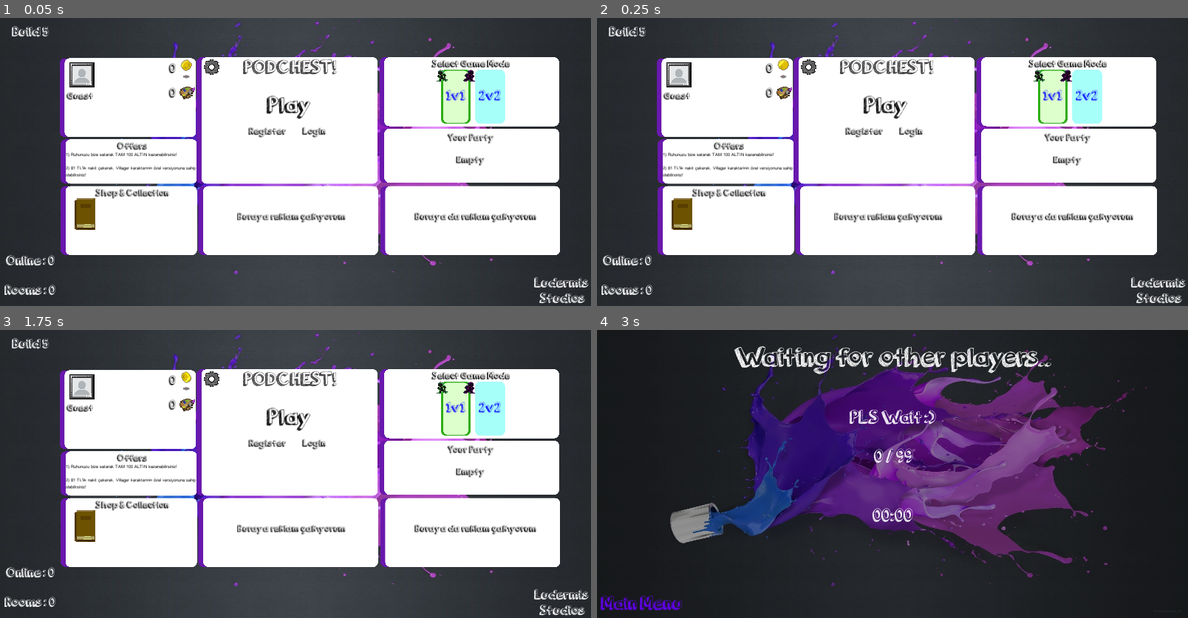
Above: before the commit, frames 1-4 (two rows, left to right).
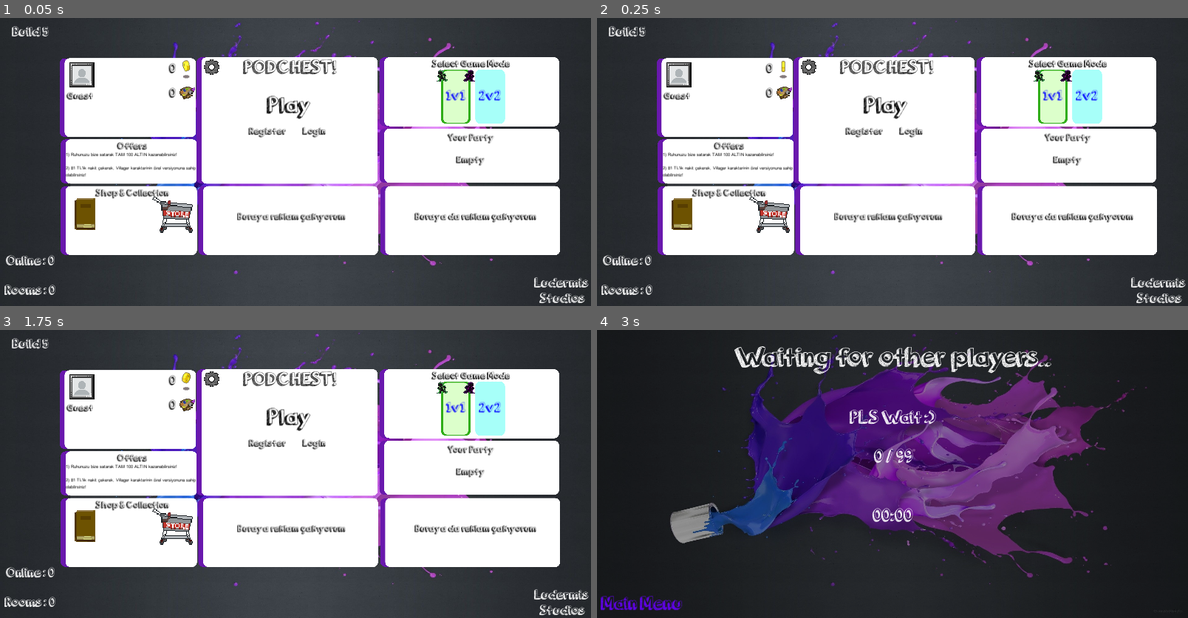
Above: after the commit, the same moments.

Repository: Ludermis/Podchest
Game: Godot game, scene res://Prefabs/Scenes/MainScene.tscn
The game is run twice, just before and just after one commit, with the same random seed, the same clock (stepped at 60 frames per second) and the same inputs.
Inputs (mouse positions are in pixels of both pictures, inside the frame that each line leads up to):
- Up to frame 1 (0.05 s): no input
- Up to frame 2 (0.25 s): no input
- Up to frame 3 (1.75 s): click "Play" at 0.5 s; click "Main Menu" at 1.25 s
- Up to frame 4 (3 s): click "Play" at 2 s; tap Enter at 2.75 s; move the mouse to (1022, 459) at 2.77 s; hold D (right) from 2.78 s (still down); click (1022, 459) at 2.85 s

The runs differ from the first frame. In frame 1, 0.4% of the frame differs, in the area x 25-33%, y 14-75%; in frame 2, 0.4%; in frame 3, 0.4%; in frame 4, nothing differs.

Commit message:
Lynext
Store Scene

Diff:
--- a/Prefabs/Scenes/MainScene.tscn
+++ b/Prefabs/Scenes/MainScene.tscn
@@ -12,6 +12,7 @@
 [ext_resource path="res://Sprites/UI/artpalette.png" type="Texture" id=10]
 [ext_resource path="res://Sprites/UI/buffrunning.png" type="Texture" id=11]
 [ext_resource path="res://Sprites/UI/book.png" type="Texture" id=12]
+[ext_resource path="res://Sprites/UI/storecart.png" type="Texture" id=13]
 
 [sub_resource type="StyleBoxFlat" id=1]
 bg_color = Color( 1, 1, 1, 1 )
@@ -213,6 +214,30 @@
 "speed": 15.0
 } ]
 
+[sub_resource type="GDScript" id=56]
+script/source = "extends Button
+
+
+func _ready():
+	pass
+
+
+func _on_StoreButton_pressed():
+	get_tree().change_scene(\"res://Prefabs/Scenes/StoreScene.tscn\")
+"
+
+[sub_resource type="AtlasTexture" id=54]
+atlas = ExtResource( 13 )
+region = Rect2( 0, 0, 490, 470 )
+
+[sub_resource type="SpriteFrames" id=55]
+animations = [ {
+"frames": [ SubResource( 54 ) ],
+"loop": true,
+"name": "default",
+"speed": 5.0
+} ]
+
 [sub_resource type="StyleBoxFlat" id=38]
 bg_color = Color( 1, 1, 1, 1 )
 border_width_left = 8
@@ -421,7 +446,7 @@
 position = Vector2( 411.598, 34.8854 )
 scale = Vector2( 2, 2 )
 frames = SubResource( 12 )
-frame = 2
+frame = 6
 playing = true
 
 [node name="APSprite" type="AnimatedSprite" parent="AccountPanel"]
@@ -535,6 +560,24 @@
 position = Vector2( 56, 40 )
 scale = Vector2( 4, 4 )
 frames = SubResource( 37 )
+playing = true
+
+[node name="StoreButton" type="Button" parent="MiscPanel"]
+margin_left = 325.0
+margin_top = 37.0
+margin_right = 445.0
+margin_bottom = 157.0
+disabled = true
+flat = true
+script = SubResource( 56 )
+__meta__ = {
+"_edit_use_anchors_": false
+}
+
+[node name="AnimatedSprite" type="AnimatedSprite" parent="MiscPanel/StoreButton"]
+position = Vector2( 40, 56 )
+scale = Vector2( 0.3, 0.3 )
+frames = SubResource( 55 )
 playing = true
 
 [node name="AdPanel1" type="Panel" parent="."]
@@ -883,6 +926,7 @@
 [connection signal="mouse_entered" from="MiscPanel/CollectionButton" to="MiscPanel/CollectionButton" method="_on_CollectionButton_mouse_entered"]
 [connection signal="mouse_exited" from="MiscPanel/CollectionButton" to="MiscPanel/CollectionButton" method="_on_CollectionButton_mouse_exited"]
 [connection signal="pressed" from="MiscPanel/CollectionButton" to="MiscPanel/CollectionButton" method="_on_CollectionButton_pressed"]
+[connection signal="pressed" from="MiscPanel/StoreButton" to="MiscPanel/StoreButton" method="_on_StoreButton_pressed"]
 [connection signal="toggled" from="GamemodePanel/HBoxContainer/1v1Toggle" to="GamemodePanel/HBoxContainer/1v1Toggle" method="_on_1v1Toggle_toggled"]
 [connection signal="toggled" from="GamemodePanel/HBoxContainer/2v2Toggle" to="GamemodePanel/HBoxContainer/2v2Toggle" method="_on_2v2Toggle_toggled"]
 [connection signal="pressed" from="PlayPanel/PlayButton" to="PlayPanel/PlayButton" method="_on_PlayButton_pressed"]
--- /dev/null
+++ b/Prefabs/Scenes/StoreScene.tscn
@@ -0,0 +1,63 @@
+[gd_scene load_steps=5 format=2]
+
+[ext_resource path="res://Sprites/UI/Backgrounds/background1.jpg" type="Texture" id=1]
+[ext_resource path="res://Prefabs/UI/ItemCase.tscn" type="PackedScene" id=2]
+
+[sub_resource type="StyleBoxFlat" id=1]
+bg_color = Color( 1, 1, 1, 1 )
+corner_radius_bottom_left = 24
+
+[sub_resource type="StyleBoxFlat" id=2]
+bg_color = Color( 0, 0, 0, 0.54902 )
+
+[node name="Main" type="Node2D"]
+
+[node name="Background" type="TextureRect" parent="."]
+modulate = Color( 0.6, 0.6, 0.6, 1 )
+margin_right = 1920.0
+margin_bottom = 936.0
+texture = ExtResource( 1 )
+expand = true
+__meta__ = {
+"_edit_lock_": true,
+"_edit_use_anchors_": false
+}
+
+[node name="MoneyPanel" type="Panel" parent="."]
+margin_left = 1664.0
+margin_right = 1920.0
+margin_bottom = 64.0
+custom_styles/panel = SubResource( 1 )
+__meta__ = {
+"_edit_use_anchors_": false
+}
+
+[node name="Panel" type="Panel" parent="."]
+margin_left = 384.0
+margin_top = 128.0
+margin_right = 1920.0
+margin_bottom = 936.0
+custom_styles/panel = SubResource( 2 )
+__meta__ = {
+"_edit_use_anchors_": false
+}
+
+[node name="ScrollContainer" type="ScrollContainer" parent="Panel"]
+margin_left = 64.0
+margin_top = 64.0
+margin_right = 1536.0
+margin_bottom = 808.0
+__meta__ = {
+"_edit_use_anchors_": false
+}
+
+[node name="VBoxContainer" type="VBoxContainer" parent="Panel/ScrollContainer"]
+margin_right = 256.0
+margin_bottom = 184.0
+
+[node name="HBoxContainer" type="HBoxContainer" parent="Panel/ScrollContainer/VBoxContainer"]
+margin_right = 256.0
+margin_bottom = 184.0
+custom_constants/separation = 128
+
+[node name="ItemCase2" parent="Panel/ScrollContainer/VBoxContainer/HBoxContainer" instance=ExtResource( 2 )]
--- /dev/null
+++ b/Prefabs/UI/ItemCase.tscn
@@ -0,0 +1,137 @@
+[gd_scene load_steps=19 format=2]
+
+[ext_resource path="res://Sprites/UI/Characters/Villager.png" type="Texture" id=1]
+[ext_resource path="res://Fonts/arial.ttf" type="DynamicFontData" id=2]
+[ext_resource path="res://Sprites/UI/itemcase.png" type="Texture" id=3]
+[ext_resource path="res://Sprites/UI/goldcoin.png" type="Texture" id=4]
+[ext_resource path="res://Sprites/UI/artpalette.png" type="Texture" id=5]
+
+[sub_resource type="GDScript" id=14]
+script/source = "extends TextureButton
+
+
+func _ready():
+	pass
+
+
+func _on_ItemCase_pressed():
+	pass # Replace with function body.
+"
+
+[sub_resource type="DynamicFont" id=15]
+size = 40
+use_filter = true
+font_data = ExtResource( 2 )
+
+[sub_resource type="DynamicFont" id=16]
+size = 24
+use_filter = true
+font_data = ExtResource( 2 )
+
+[sub_resource type="AtlasTexture" id=4]
+atlas = ExtResource( 4 )
+region = Rect2( 0, 0, 32, 32 )
+
+[sub_resource type="AtlasTexture" id=5]
+atlas = ExtResource( 4 )
+region = Rect2( 32, 0, 32, 32 )
+
+[sub_resource type="AtlasTexture" id=6]
+atlas = ExtResource( 4 )
+region = Rect2( 64, 0, 32, 32 )
+
+[sub_resource type="AtlasTexture" id=7]
+atlas = ExtResource( 4 )
+region = Rect2( 96, 0, 32, 32 )
+
+[sub_resource type="AtlasTexture" id=8]
+atlas = ExtResource( 4 )
+region = Rect2( 128, 0, 32, 32 )
+
+[sub_resource type="AtlasTexture" id=9]
+atlas = ExtResource( 4 )
+region = Rect2( 160, 0, 32, 32 )
+
+[sub_resource type="AtlasTexture" id=10]
+atlas = ExtResource( 4 )
+region = Rect2( 192, 0, 32, 32 )
+
+[sub_resource type="AtlasTexture" id=11]
+atlas = ExtResource( 4 )
+region = Rect2( 224, 0, 32, 32 )
+
+[sub_resource type="AtlasTexture" id=13]
+atlas = ExtResource( 5 )
+region = Rect2( 0, 0, 85, 70 )
+
+[sub_resource type="SpriteFrames" id=17]
+animations = [ {
+"frames": [ SubResource( 4 ), SubResource( 5 ), SubResource( 6 ), SubResource( 7 ), SubResource( 8 ), SubResource( 9 ), SubResource( 10 ), SubResource( 11 ) ],
+"loop": true,
+"name": "default",
+"speed": 8.0
+}, {
+"frames": [ SubResource( 13 ) ],
+"loop": true,
+"name": "AP",
+"speed": 5.0
+} ]
+
+[node name="ItemCase" type="TextureButton"]
+margin_right = 256.0
+margin_bottom = 184.0
+rect_min_size = Vector2( 256, 184 )
+toggle_mode = true
+texture_normal = ExtResource( 3 )
+expand = true
+script = SubResource( 14 )
+__meta__ = {
+"_edit_use_anchors_": false
+}
+
+[node name="TextureRect" type="TextureRect" parent="."]
+margin_left = 8.0
+margin_right = 256.0
+margin_bottom = 112.0
+texture = ExtResource( 1 )
+expand = true
+stretch_mode = 6
+__meta__ = {
+"_edit_use_anchors_": false
+}
+
+[node name="Label" type="Label" parent="."]
+margin_left = -128.0
+margin_top = 109.0
+margin_right = 384.0
+margin_bottom = 157.0
+custom_fonts/font = SubResource( 15 )
+custom_colors/font_color = Color( 0, 0, 0, 1 )
+text = "Villager"
+align = 1
+valign = 1
+__meta__ = {
+"_edit_use_anchors_": false
+}
+
+[node name="MoneyLabel" type="Label" parent="."]
+margin_left = 8.0
+margin_top = 156.0
+margin_right = 208.0
+margin_bottom = 184.0
+custom_fonts/font = SubResource( 16 )
+custom_colors/font_color = Color( 0, 0, 0, 1 )
+text = "1324234"
+align = 2
+valign = 1
+__meta__ = {
+"_edit_use_anchors_": false
+}
+
+[node name="CoinSprite" type="AnimatedSprite" parent="."]
+position = Vector2( 232, 176 )
+scale = Vector2( 2, 2 )
+frames = SubResource( 17 )
+frame = 7
+playing = true
+[connection signal="pressed" from="." to="." method="_on_ItemCase_pressed"]
--- a/Scripts/Scenes/MainScene.gd
+++ b/Scripts/Scenes/MainScene.gd
@@ -16,6 +16,8 @@
 	$AccountPanel/APLabel.text = str(Vars.accountInfo["AP"])
 	$MiscPanel/CollectionButton.disabled = false
 	$MiscPanel/CollectionButton.modulate = Color.white
+	$MiscPanel/StoreButton.disabled = false
+	$MiscPanel/StoreButton.modulate = Color.white
 	$AccountPanel/AccountName.text = Vars.username
 	$PlayPanel/LoginButton.visible = false
 	$PlayPanel/RegisterButton.visible = false
@@ -35,6 +37,7 @@
 func readyConnected ():
 	rpc_id(1,"demandOnline",Client.selfPeerID)
 	$MiscPanel/CollectionButton.modulate = Color.black
+	$MiscPanel/StoreButton.modulate = Color.black
 
 	if Vars.selectedGamemode == "quick2v2":
 		$"GamemodePanel/HBoxContainer/1v1Toggle".pressed = false
Not shown: 1 places in Prefabs/Scenes/MainScene.tscn that only renumber resources
Binary file changed: Sprites/Characters/villagernaut.png
Binary file added: Sprites/UI/itemcase.png
Not shown, added: Sprites/UI/itemcase.png.import
Binary file added: Sprites/UI/storecart.png
Not shown, added: Sprites/UI/storecart.png.import
